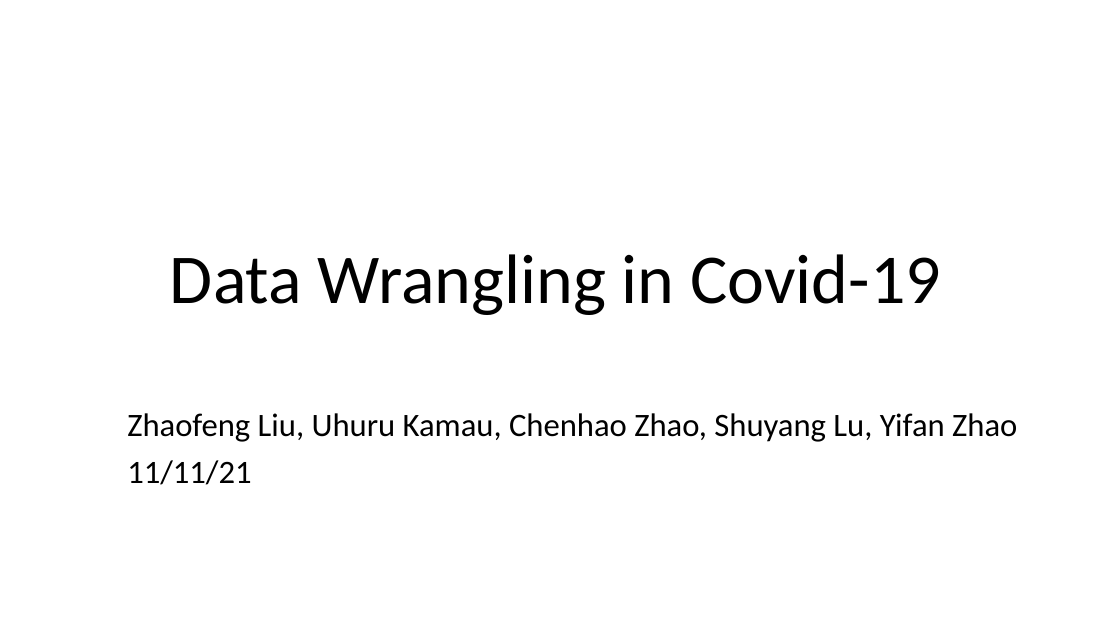
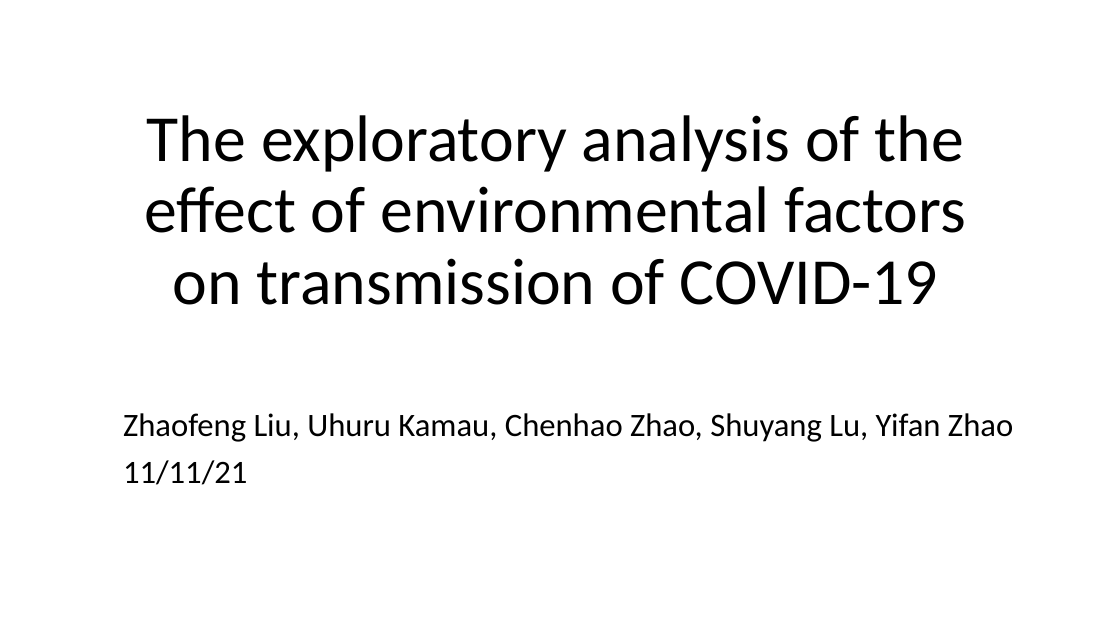
Before and after one commit to ShuyangLu/QBS181final, a slide deck: slide 1 of qbs 181 group.pptx. Drawn at 1120x630 pixels with LibreOffice and Linux fonts; fonts in the diff are those of the drawing. Boxes give left, top, right and bottom in pixels: in the first picture for what was removed or moved away, otherwise in the second. Text is boxed around its words. In the diff, an @@ line names an element or a change of style, - is before the commit and + after.

```diff
--- a/qbs 181 group.pptx
+++ b/qbs 181 group.pptx
@@ title at <box>145,115,966,305</box>: text changed; size 60 to 56.4 pt @@
-Data Wrangling in Covid-19
+The exploratory analysis of the effect of environmental factors on transmission of COVID-19
@@ subtitle "Zhaofeng Liu, Uhuru Kamau, Chenhao ...": place and size @@
-subtitle "Zhaofeng Liu, Uhuru Kamau, Chenhao ..." at <box>127,413,1017,485</box>
+subtitle "Zhaofeng Liu, Uhuru Kamau, Chenhao ..." at <box>123,413,1013,485</box>
```
Also in this commit, not shown: 9 other slides changed, 5 slides added.
